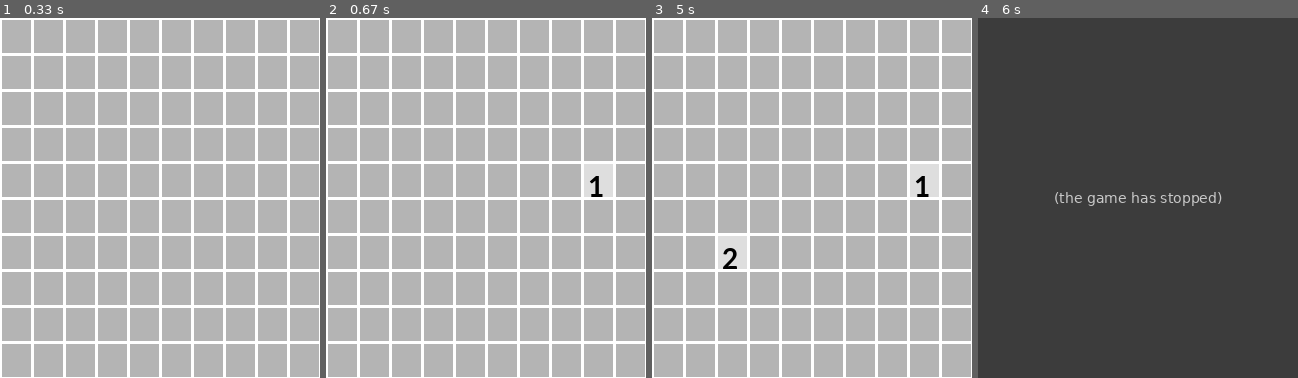
Above: before the commit, frames 1-4 (left to right).
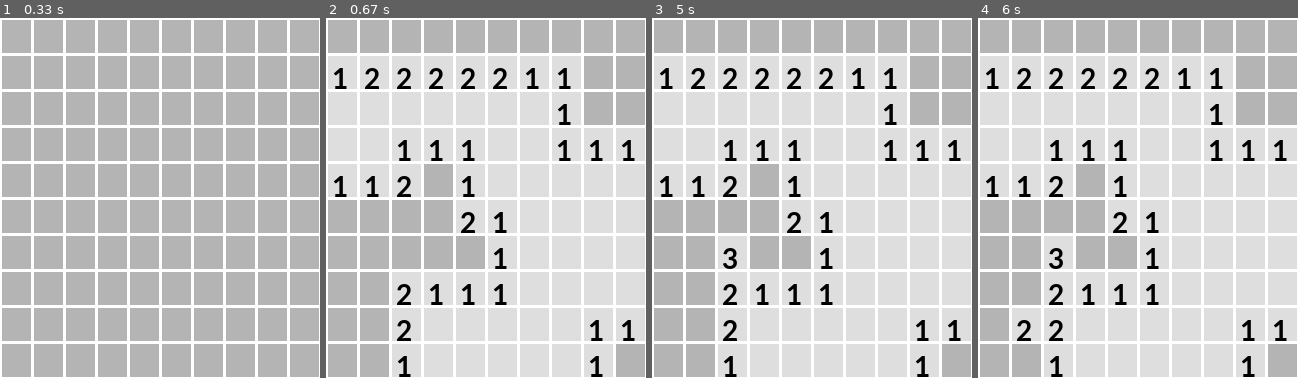
Above: after the commit, the same moments.

Repository: banana-galaxy/pygame-minesweeper
Game: pygame game, started from game.py
Same seed, same stepped clock (60 frames per second), same inputs: the game is played once before the commit and once after it.
Inputs (mouse positions are in pixels of both pictures, inside the frame that each line leads up to):
- Up to frame 1 (0.33 s): no input
- Up to frame 2 (0.67 s): click (588, 187) at 0.38 s
- Up to frame 3 (5 s): click (735, 262) at 4.95 s
- Up to frame 4 (6 s): move the mouse to (1038, 331) at 5.63 s; click (1038, 331) at 5.68 s; move the mouse to (1074, 226) at 5.97 s

Frame 1 is identical in both runs. In frame 2, 56% of the frame differs, in the area x 0-100%, y 10-100%; in frame 3, 57%; in frame 4, 100%, in the area x 0-100%, y 0-100%.
Before the commit the program exited at 5.7 s; later frames show no game.

Commit message:
added message for win

Diff:
--- a/game.py
+++ b/game.py
@@ -23,6 +23,9 @@
         for i in range(self.mine_amount):
             x = random.randint(0, len(self.field)-1)
             y = random.randint(0, len(self.field[0])-1)
+            while self.field[x][y] == -1:
+                x = random.randint(0, len(self.field)-1)
+                y = random.randint(0, len(self.field[0])-1)
             self.field[x][y] = -1
 
         for x in range(self.grid_size[0]):
@@ -214,6 +217,16 @@
         pressed = False
 
 
+    # checking for win conditions
+    count = 0
+    for x in range(len(minesweeper.mask)):
+        for y in range(len(minesweeper.mask[x])):
+            if minesweeper.field[x][y] == -1 and minesweeper.mask[x][y] == 10:
+                count += 1
+    if count == minesweeper.mine_amount:
+        done = True
+
+
     pre_mouse_x = mouse_x
     pre_mouse_y = mouse_y
     # --- Screen-clearing code goes here
@@ -285,3 +298,5 @@
 
 if lost:
     print("looks like you lost")
+else:
+    print("ay, you got 'em all!")
